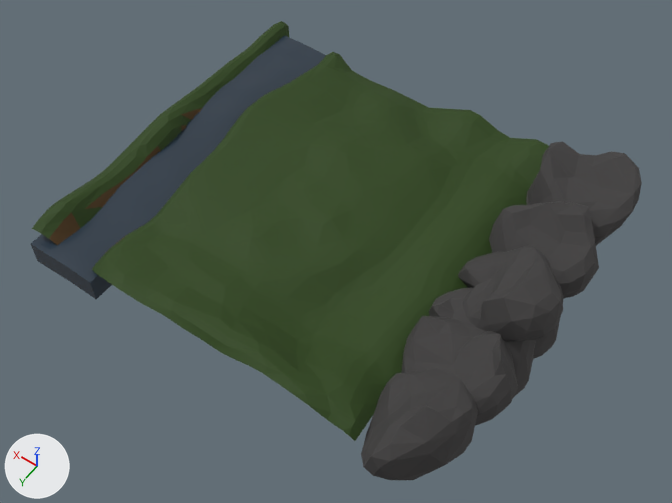
Before and after pictures for a commit that changed the glTF model Landscape/Landscape.gltf.
Both versions are drawn from a 50 mm lens placed at (-40.5, 51.2, 75.9), pointed at (-6.3, 3.3, 0.6). The axes (+X, +Y, +Z) are drawn at lower left. The lights are the same throughout. Vertices at the same position are counted once.
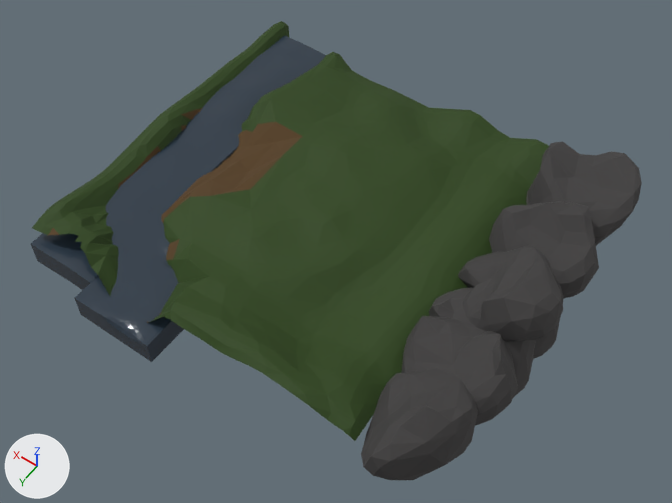
Patch to the scene script:
```diff
--- a/Landscape/Landscape.gltf.py
+++ b/Landscape/Landscape.gltf.py
@@ mat_grass @@
 n0 = _N.new('ShaderNodeBsdfPrincipled'); n0.name = 'Principled BSDF'
-n0.inputs[0].default_value = (0.0217, 0.0549, 0.0035, 1.0)  # 'Base Color', dark green #29420b
 n0.inputs[2].default_value = 0.769  # 'Roughness'
 n1 = _N.new('ShaderNodeOutputMaterial'); n1.name = 'Material Output'
+n2 = _N.new('ShaderNodeMix'); n2.name = 'Mix'
+n2.data_type = 'RGBA'
+n2.blend_type = 'MULTIPLY'
+n2.inputs[0].default_value = 1.0  # 'Factor'
+n2.inputs[7].default_value = (0.0217, 0.0549, 0.0035, 1.0)  # 'B', dark green #29420b
+n3 = _N.new('ShaderNodeVertexColor'); n3.name = 'Color Attribute'
 _L.new(n0.outputs[0], n1.inputs[0])  # 'BSDF' to 'Surface'
+_L.new(n2.outputs[2], n0.inputs[0])  # 'Result' to 'Base Color'
+_L.new(n3.outputs[0], n2.inputs[6])  # 'Color' to 'A'
@@ mat_rock @@
 n0 = _N.new('ShaderNodeBsdfPrincipled'); n0.name = 'Principled BSDF'
-n0.inputs[0].default_value = (0.0522, 0.0495, 0.0495, 1.0)  # 'Base Color', black #413f3f
 n0.inputs[2].default_value = 0.937  # 'Roughness'
 n1 = _N.new('ShaderNodeOutputMaterial'); n1.name = 'Material Output'
+n2 = _N.new('ShaderNodeMix'); n2.name = 'Mix'
+n2.data_type = 'RGBA'
+n2.blend_type = 'MULTIPLY'
+n2.inputs[0].default_value = 1.0  # 'Factor'
+n2.inputs[7].default_value = (0.0522, 0.0495, 0.0495, 1.0)  # 'B', black #413f3f
+n3 = _N.new('ShaderNodeVertexColor'); n3.name = 'Color Attribute'
 _L.new(n0.outputs[0], n1.inputs[0])  # 'BSDF' to 'Surface'
+_L.new(n2.outputs[2], n0.inputs[0])  # 'Result' to 'Base Color'
+_L.new(n3.outputs[0], n2.inputs[6])  # 'Color' to 'A'
@@ me_plane @@
 me_plane.from_pydata(...)  # 1215 vertices, 2291 faces; spans x -30.0..20.1, y -21.4..22.3, z -3.8..9.2
 # used by ob_plane; location = (0.0, 0.0, 0.0)
+# me_plane part 1: 109 of 1215 vertices moved; they spanned x 0.8..18.8, y -6.9..21.2, z -0.1..4.4 and now span x 0.8..18.8, y -6.9..21.8, z -0.3..4.1; mean shift (-0.4, 0.0, -0.5); largest move (13.9, 19.3, 0.1) -> (13.8, 19.4, 4.0)
+# me_plane part 2: 83 faces spanning x 2.4..12.6, y -5.4..21.8, z 0.2..4.0 switch from mat_grass (dark green #29420b) to mat_sand
+# me_plane part 3: 37 faces spanning x 10.5..17.4, y 8.4..19.7, z -0.2..4.1 switch from mat_sand (brown #533c1e) to mat_grass
 me_plane.materials.append(mat_rock)
@@ me_plane_002 @@
 # used by ob_plane_001; location = (14.71, 0.0, 1.2)
-me_plane_002.from_pydata(...)  # 4254 vertices, 8328 faces; spans x -4.1..4.4, y -19.8..21.2, z -2.4..0.9
+me_plane_002.from_pydata(...)  # 5214 vertices, 10248 faces; spans x -13.6..4.4, y -19.8..23.4, z -2.4..0.9
+# me_plane_002 part 4: 14 vertices moved from x -3.9..-2.9, y 11.6..17.4, z 0.4..0.5 to x -4.6..-2.9, y 11.7..17.4, z 0.5; 14 vertices removed from x -4.1..-3.5, y 11.6..17.4, z 0.4..0.5; 974 vertices added at x -13.6..-3.6, y 11.0..23.4, z -2.4..0.6
 me_plane_002.materials.append(mat_water)
```

Changed parts and their boxes (x1, y1, x2, y2) in the pictures (672 x 503 px; the box of a moved part takes in the faces that stretch with it):
'Plane', recoloured, reshaped
    both: (32, 21, 642, 480)
'Plane.001', reshaped (24% taller)
    before: (31, 35, 326, 299)
    after: (31, 35, 326, 362)
part 1 of me_plane, moved or reshaped
    before: (32, 93, 313, 319)
    after: (32, 93, 313, 322)
part 2 of me_plane, recoloured
    before: (108, 114, 303, 304)
    after: (147, 122, 303, 323)
part 3 of me_plane, recoloured (brown to green)
    before: (54, 184, 125, 247)
    after: (53, 184, 119, 253)
part 4 of me_plane_002, built on
    before: (126, 220, 150, 235)
    after: (75, 218, 184, 362)
